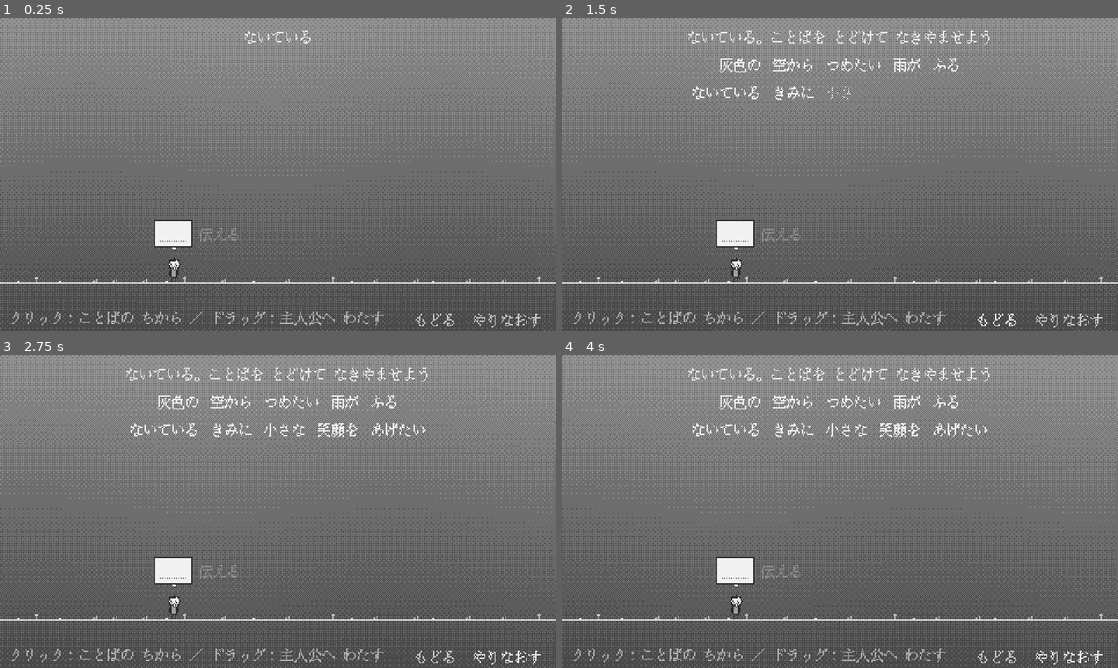
Above: before the commit, frames 1-4 (two rows, left to right).
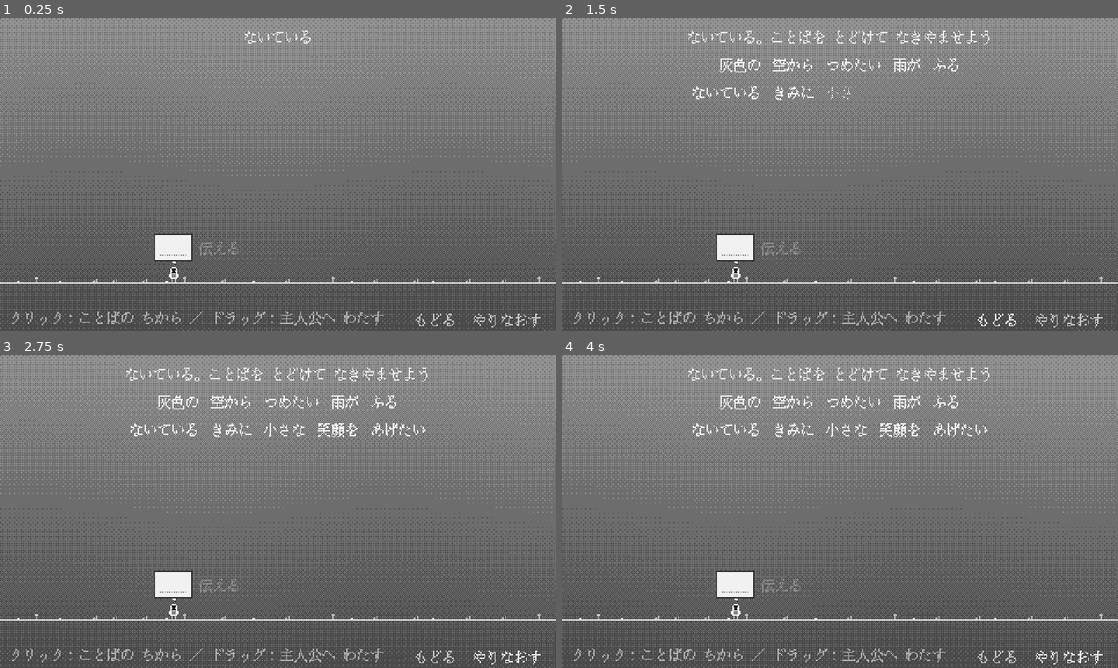
Above: after the commit, the same moments.

Repository: tmichiya/toru-3jam
Game: Godot game, scene res://scenes/main.tscn
Two runs of this game, one before a commit and one after it. Both use one fixed random seed, a clock stepped at 60 frames per second and the inputs below.
Inputs:
- Up to frame 1 (0.25 s): no input
- Up to frame 2 (1.5 s): click "やりなおす" at 0.5 s; click "もどる" at 1.25 s
- Up to frame 3 (2.75 s): click "やりなおす" at 2 s
- Up to frame 4 (4 s): click "もどる" at 2.75 s; click "やりなおす" at 3.5 s

The runs differ from the first frame. In frame 1, 0.9% of the frame differs, in the area x 27-43%, y 64-85%; in frame 2, 0.9%; in frame 3, 0.9%; in frame 4, 0.9%.

Commit message:
主人公の仮絵を部屋の大きさ (10x14) に合わせる
部屋の白い線画に合わせて白い輪郭に。足元が原点になるよう Sprite と吹き出しの位置も調整。

Co-Authored-By: Claude Opus 5.5 <noreply@anthropic.com>

Diff:
--- a/art/player/player_frames.tres
+++ b/art/player/player_frames.tres
@@ -4,79 +4,79 @@
 
 [sub_resource type="AtlasTexture" id="at_idle_0"]
 atlas = ExtResource("1_sheet")
-region = Rect2(0, 0, 16, 24)
+region = Rect2(0, 0, 10, 14)
 
 [sub_resource type="AtlasTexture" id="at_idle_1"]
 atlas = ExtResource("1_sheet")
-region = Rect2(16, 0, 16, 24)
+region = Rect2(10, 0, 10, 14)
 
 [sub_resource type="AtlasTexture" id="at_cry_0"]
 atlas = ExtResource("1_sheet")
-region = Rect2(0, 24, 16, 24)
+region = Rect2(0, 14, 10, 14)
 
 [sub_resource type="AtlasTexture" id="at_cry_1"]
 atlas = ExtResource("1_sheet")
-region = Rect2(16, 24, 16, 24)
+region = Rect2(10, 14, 10, 14)
 
 [sub_resource type="AtlasTexture" id="at_happy_0"]
 atlas = ExtResource("1_sheet")
-region = Rect2(0, 48, 16, 24)
+region = Rect2(0, 28, 10, 14)
 
 [sub_resource type="AtlasTexture" id="at_happy_1"]
 atlas = ExtResource("1_sheet")
-region = Rect2(16, 48, 16, 24)
+region = Rect2(10, 28, 10, 14)
 
 [sub_resource type="AtlasTexture" id="at_sleep_0"]
 atlas = ExtResource("1_sheet")
-region = Rect2(0, 72, 16, 24)
+region = Rect2(0, 42, 10, 14)
 
 [sub_resource type="AtlasTexture" id="at_sleep_1"]
 atlas = ExtResource("1_sheet")
-region = Rect2(16, 72, 16, 24)
+region = Rect2(10, 42, 10, 14)
 
 [sub_resource type="AtlasTexture" id="at_wake_0"]
 atlas = ExtResource("1_sheet")
-region = Rect2(0, 96, 16, 24)
+region = Rect2(0, 56, 10, 14)
 
 [sub_resource type="AtlasTexture" id="at_wake_1"]
 atlas = ExtResource("1_sheet")
-region = Rect2(16, 96, 16, 24)
+region = Rect2(10, 56, 10, 14)
 
 [sub_resource type="AtlasTexture" id="at_walk_0"]
 atlas = ExtResource("1_sheet")
-region = Rect2(0, 120, 16, 24)
+region = Rect2(0, 70, 10, 14)
 
 [sub_resource type="AtlasTexture" id="at_walk_1"]
 atlas = ExtResource("1_sheet")
-region = Rect2(16, 120, 16, 24)
+region = Rect2(10, 70, 10, 14)
 
 [sub_resource type="AtlasTexture" id="at_walk_2"]
 atlas = ExtResource("1_sheet")
-region = Rect2(32, 120, 16, 24)
+region = Rect2(20, 70, 10, 14)
 
 [sub_resource type="AtlasTexture" id="at_walk_3"]
 atlas = ExtResource("1_sheet")
-region = Rect2(48, 120, 16, 24)
+region = Rect2(30, 70, 10, 14)
 
 [sub_resource type="AtlasTexture" id="at_search_0"]
 atlas = ExtResource("1_sheet")
-region = Rect2(0, 144, 16, 24)
+region = Rect2(0, 84, 10, 14)
 
 [sub_resource type="AtlasTexture" id="at_search_1"]
 atlas = ExtResource("1_sheet")
-region = Rect2(16, 144, 16, 24)
+region = Rect2(10, 84, 10, 14)
 
 [sub_resource type="AtlasTexture" id="at_think_0"]
 atlas = ExtResource("1_sheet")
-region = Rect2(0, 168, 16, 24)
+region = Rect2(0, 98, 10, 14)
 
 [sub_resource type="AtlasTexture" id="at_think_1"]
 atlas = ExtResource("1_sheet")
-region = Rect2(16, 168, 16, 24)
+region = Rect2(10, 98, 10, 14)
 
 [sub_resource type="AtlasTexture" id="at_tilt_0"]
 atlas = ExtResource("1_sheet")
-region = Rect2(0, 192, 16, 24)
+region = Rect2(0, 112, 10, 14)
 
 [resource]
 animations = [{
--- a/scenes/player.tscn
+++ b/scenes/player.tscn
@@ -8,12 +8,12 @@
 script = ExtResource("1_player")
 
 [node name="Sprite" type="AnimatedSprite2D" parent="."]
-position = Vector2(-8, -24)
+position = Vector2(-5, -14)
 sprite_frames = ExtResource("2_frames")
 animation = &"idle"
 autoplay = "idle"
 centered = false
 
 [node name="Bubble" type="Node2D" parent="."]
-position = Vector2(0, -30)
+position = Vector2(0, -18)
 script = ExtResource("3_bubble")
--- a/tools/gen_player_placeholder.gd
+++ b/tools/gen_player_placeholder.gd
@@ -3,13 +3,14 @@
 ## godot --headless --path . -s res://tools/gen_player_placeholder.gd
 ##
 ## 生成物:
-##   art/player/player_sheet.png   1コマ 16x24、行 = アニメ、列 = コマ (ANIMS の順)
+##   art/player/player_sheet.png   1コマ 10x14、行 = アニメ、列 = コマ (ANIMS の順)
 ##   art/player/player_frames.tres 上の PNG を切り出した SpriteFrames
 ## 差し替えるときは player_sheet.png を同じ並びで描き直せばそのまま反映される。
-## (コマ数やサイズを変えたいときはエディタで player_frames.tres を直接編集してもOK)
+## (コマ数やサイズを変えたいときはエディタで player_frames.tres を直接編集してもOK。
+##  足元が下端中央になるように scenes/player.tscn の Sprite の位置も合わせる)
 
-const W := 16
-const H := 24
+const W := 10
+const H := 14
 const COLS := 4
 const OUT_DIR := "res://art/player/"
 
@@ -26,9 +27,10 @@
 	["tilt", 1, 1.0, true],
 ]
 
-const LINE := Color("2b2b33")
-const SKIN := Color("f2ede4")
-const CLOTH := Color("8fa3c8")
+## 部屋の絵 (白い線画) に合わせて、白い輪郭 + 暗い塗り
+const LINE := Color("f4f1ea")
+const FILL := Color("1a1a1e")
+const CLOTH := Color("6f86b8")
 const TEAR := Color("6fb6ff")
 const CHEEK := Color("f0a0a8")
 
@@ -49,20 +51,19 @@
 ## アニメとコマ番号から見た目のパラメータを決めて描く
 func _draw_frame(img: Image, o: Vector2i, anim: String, f: int) -> void:
 	var p := {
-		"head": Vector2i.ZERO, "body_dy": 0, "eyes": "open", "mouth": "none",
-		"tears": -1, "legs": 0, "arms": "down", "z": false,
+		"head": Vector2i.ZERO, "body_dy": 0, "eyes": "open",
+		"tears": -1, "legs": 0, "arms": "down", "z": false, "smile": false,
 	}
 	match anim:
 		"idle":
 			p["head"] = Vector2i(0, f)
 		"cry":
 			p["eyes"] = "cry"
-			p["mouth"] = "frown"
 			p["tears"] = f
 			p["head"] = Vector2i(0, 1)
 		"happy":
 			p["eyes"] = "happy"
-			p["mouth"] = "smile"
+			p["smile"] = true
 			p["body_dy"] = -f
 			p["arms"] = "up" if f == 1 else "down"
 		"sleep":
@@ -71,68 +72,61 @@
 			p["z"] = f == 1
 		"wake":
 			p["eyes"] = "open" if f == 0 else "closed"
-			p["mouth"] = "o"
 			p["arms"] = "up"
 		"walk":
 			p["legs"] = f + 1
 			p["head"] = Vector2i(0, f % 2)
 		"search":
 			p["eyes"] = "down"
-			p["head"] = Vector2i(f, 2)
-			p["arms"] = "chin" if f == 0 else "down"
+			p["head"] = Vector2i(f, 1)
 		"think":
 			p["eyes"] = "up"
 			p["arms"] = "chin"
-			p["head"] = Vector2i(0, -f)
 		"tilt":
 			p["head"] = Vector2i(1, 0)
-			p["mouth"] = "o"
 	_figure(img, o, p)
 
 
 func _figure(img: Image, o: Vector2i, p: Dictionary) -> void:
 	var by: int = p["body_dy"]
 	# 脚
-	var legs: Array = [[6, 9], [5, 10], [6, 9], [7, 8], [6, 9]][p["legs"]]
+	var legs: Array = [[3, 6], [2, 7], [3, 6], [4, 5], [3, 6]][p["legs"]]
 	for x in legs:
-		for y in range(20, 24):
-			_px(img, o, x, y + (by if y < 22 else 0), LINE)
+		for y in range(11, 14):
+			_px(img, o, x, y + (by if y < 13 else 0), LINE)
 	# 胴
-	for y in range(13, 20):
-		for x in range(5, 11):
-			var edge := x == 5 or x == 10 or y == 19
+	for y in range(6, 11):
+		for x in range(2, 8):
+			var edge := x == 2 or x == 7 or y == 10
 			_px(img, o, x, y + by, LINE if edge else CLOTH)
 	# 腕
 	match p["arms"]:
 		"down":
-			for y in range(14, 18):
-				_px(img, o, 4, y + by, LINE)
-				_px(img, o, 11, y + by, LINE)
+			for y in range(7, 10):
+				_px(img, o, 1, y + by, LINE)
+				_px(img, o, 8, y + by, LINE)
 		"up":
-			for y in range(9, 14):
-				_px(img, o, 3, y + by, LINE)
-				_px(img, o, 12, y + by, LINE)
+			for y in range(3, 7):
+				_px(img, o, 0, y + by, LINE)
+				_px(img, o, 9, y + by, LINE)
 		"chin":
-			for y in range(14, 18):
-				_px(img, o, 4, y + by, LINE)
-			_px(img, o, 11, 14 + by, LINE)
-			_px(img, o, 11, 13 + by, LINE)
-			_px(img, o, 10, 11 + by, LINE)
-	# 頭
-	var hc: Vector2i = Vector2i(8, 7) + p["head"] + Vector2i(0, by)
-	for y in range(-5, 6):
-		for x in range(-5, 6):
-			var d := x * x + y * y
-			if d <= 25:
-				_px(img, o, hc.x + x, hc.y + y, LINE if d > 16 else SKIN)
-	# 髪
-	for x in range(-4, 5):
-		_px(img, o, hc.x + x, hc.y - 4, LINE)
-	for x in range(-3, 2):
-		_px(img, o, hc.x + x, hc.y - 3, LINE)
+			for y in range(7, 10):
+				_px(img, o, 1, y + by, LINE)
+			_px(img, o, 8, 6 + by, LINE)
+			_px(img, o, 7, 5 + by, LINE)
+	# 頭 (6x5)
+	var h: Vector2i = Vector2i(2, 0) + p["head"] + Vector2i(0, by)
+	for x in range(1, 5):
+		_px(img, o, h.x + x, h.y, LINE)
+		_px(img, o, h.x + x, h.y + 5, LINE)
+	for y in range(1, 5):
+		_px(img, o, h.x, h.y + y, LINE)
+		_px(img, o, h.x + 5, h.y + y, LINE)
+		for x in range(1, 5):
+			_px(img, o, h.x + x, h.y + y, FILL)
 	# 目
-	var el: Vector2i = hc + Vector2i(-2, 0)
-	var er: Vector2i = hc + Vector2i(2, 0)
+	var el: Vector2i = h + Vector2i(1, 2)
+	var er: Vector2i = h + Vector2i(4, 2)
 	match p["eyes"]:
 		"open":
 			_px(img, o, el.x, el.y, LINE)
@@ -140,41 +134,27 @@
 		"up":
 			_px(img, o, el.x, el.y - 1, LINE)
 			_px(img, o, er.x, er.y - 1, LINE)
-		"down":
+		"down", "cry":
 			_px(img, o, el.x, el.y + 1, LINE)
 			_px(img, o, er.x, er.y + 1, LINE)
-		"closed":
-			for e in [el, er]:
-				_px(img, o, e.x - 1, e.y, LINE)
-				_px(img, o, e.x, e.y, LINE)
-		"happy", "cry":
-			for e in [el, er]:
-				_px(img, o, e.x - 1, e.y + (1 if p["eyes"] == "happy" else 0), LINE)
-				_px(img, o, e.x, e.y + (0 if p["eyes"] == "happy" else 1), LINE)
+		"closed", "happy":
+			_px(img, o, el.x, el.y + 1, LINE)
+			_px(img, o, er.x, er.y + 1, LINE)
+			_px(img, o, el.x + 1, el.y + (0 if p["eyes"] == "happy" else 1), LINE)
+			_px(img, o, er.x - 1, er.y + (0 if p["eyes"] == "happy" else 1), LINE)
 	if p["eyes"] == "happy":
-		_px(img, o, el.x - 1, el.y + 2, CHEEK)
-		_px(img, o, er.x + 1, er.y + 2, CHEEK)
+		_px(img, o, el.x, el.y + 2, CHEEK)
+		_px(img, o, er.x, er.y + 2, CHEEK)
+	if p["smile"]:
+		_px(img, o, h.x + 2, h.y + 4, LINE)
+		_px(img, o, h.x + 3, h.y + 4, LINE)
 	# 涙
 	if p["tears"] >= 0:
 		for e in [el, er]:
 			_px(img, o, e.x, e.y + 2 + p["tears"], TEAR)
-			_px(img, o, e.x, e.y + 3 + p["tears"], TEAR)
-	# 口
-	var m: Vector2i = hc + Vector2i(0, 3)
-	match p["mouth"]:
-		"smile":
-			_px(img, o, m.x - 1, m.y - 1, LINE)
-			_px(img, o, m.x, m.y, LINE)
-			_px(img, o, m.x + 1, m.y - 1, LINE)
-		"frown":
-			_px(img, o, m.x - 1, m.y, LINE)
-			_px(img, o, m.x, m.y - 1, LINE)
-			_px(img, o, m.x + 1, m.y, LINE)
-		"o":
-			_px(img, o, m.x, m.y, LINE)
 	# 寝息
 	if p["z"]:
-		for q in [Vector2i(12, 0), Vector2i(13, 0), Vector2i(14, 0), Vector2i(13, 1), Vector2i(12, 2), Vector2i(13, 2), Vector2i(14, 2)]:
+		for q in [Vector2i(7, 0), Vector2i(8, 0), Vector2i(9, 0), Vector2i(8, 1), Vector2i(7, 2), Vector2i(8, 2), Vector2i(9, 2)]:
 			_px(img, o, q.x, q.y, LINE)
 
 
Binary file changed: art/player/player_sheet.png
